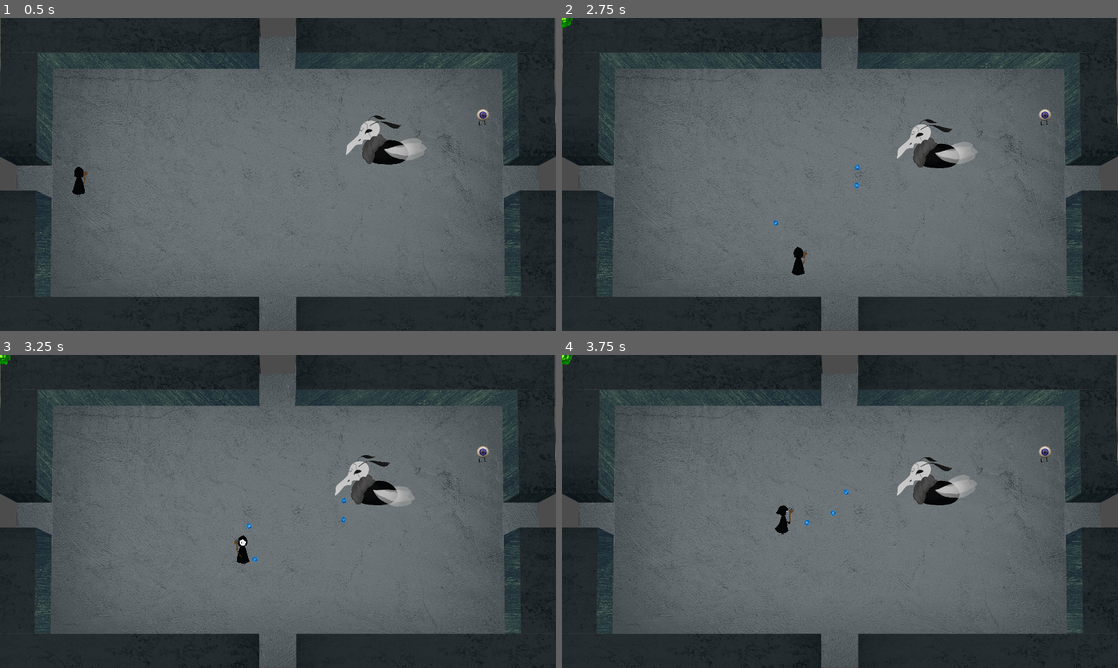
Above: before the commit, frames 1-4 (two rows, left to right).
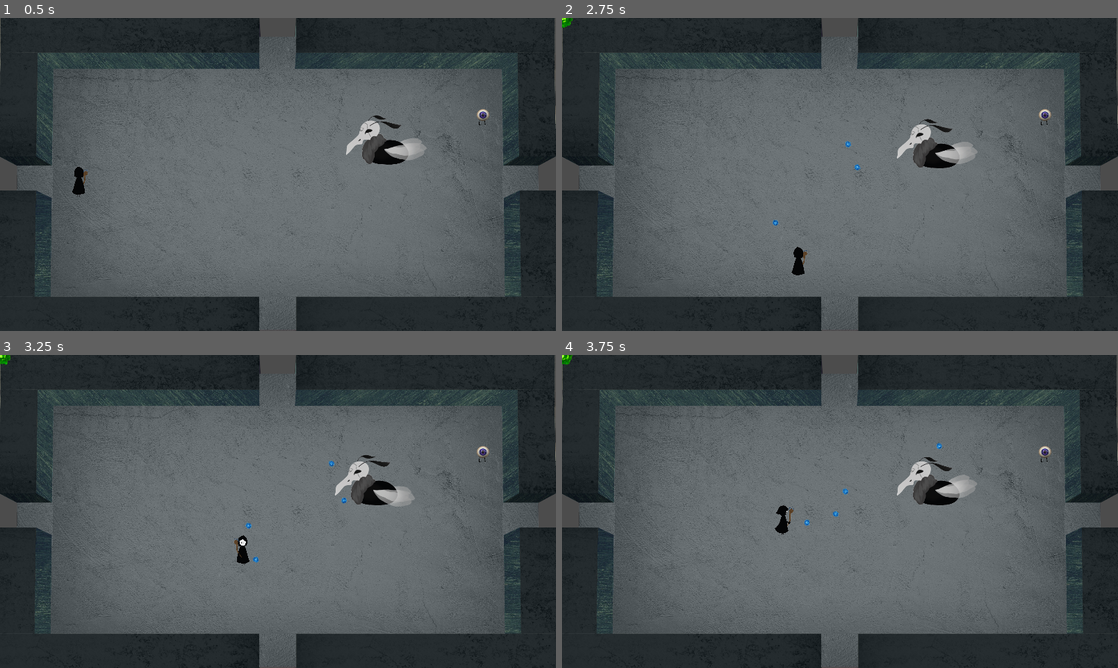
Above: after the commit, the same moments.

Repository: fleet3123/ggj2021
Game: Godot game, scene res://main.tscn
Same seed, same stepped clock (60 frames per second), same inputs: the game is played once before the commit and once after it.
Inputs (mouse positions are in pixels of both pictures, inside the frame that each line leads up to):
- Up to frame 1 (0.5 s): no input
- Up to frame 2 (2.75 s): move the mouse to (962, 158) at 0.52 s; hold D (move_right) 0.53-1.28 s; tap Space (interact) at 0.6, 1.35, 2.1 s; move the mouse to (728, 190) at 1.27 s; hold S (move_down) 1.28-2.03 s; move the mouse to (895, 105) at 2.02 s; hold D (move_right) from 2.03 s (still down)
- Up to frame 3 (3.25 s): move the mouse to (250, 574) at 2.77 s; release D (move_right) at 2.78 s; hold W (move_up) from 2.78 s (still down); tap Space (interact) at 2.85 s
- Up to frame 4 (3.75 s): move the mouse to (1006, 558) at 3.52 s; release W (move_up) at 3.53 s; hold A (move_left) from 3.53 s (still down); tap Space (interact) at 3.6 s

Frame 1 is identical in both runs. In frame 2, less than 0.1% of the frame differs, in the area x 37-54%, y 39-67%; in frame 3, less than 0.1%, in the area x 44-63%, y 33-67%; in frame 4, less than 0.1%.
Error in both runs: Invalid get index 'camera_path' (on base: 'Node2D'). (res://Scripts/Exit.gd:42)

Commit message:
Moved lookAt to function where it is used

Diff:
--- a/Scripts/Player.gd
+++ b/Scripts/Player.gd
@@ -41,7 +41,6 @@
     vel = Vector2()
 
     facing_dir = position.direction_to ( get_global_mouse_position() )
-    $BulletSpawn.look_at ( get_global_mouse_position() )
 #    facing_dir.normalized()
     var abs_x = abs ( facing_dir.x )
     var abs_y = abs ( facing_dir.y )
@@ -124,6 +123,7 @@
     get_tree().reload_current_scene()
 
 func shoot ():
+    $BulletSpawn.look_at ( get_global_mouse_position() )
     var b = Bullet.instance()
     owner.add_child(b)
     b.transform = $BulletSpawn.global_transform
